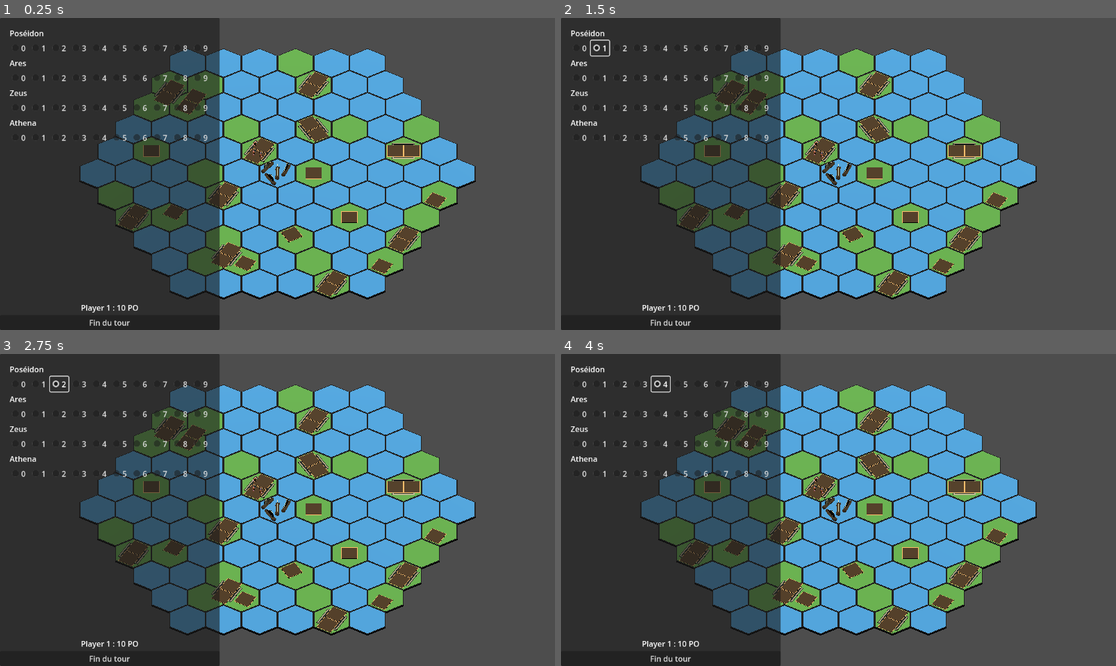
Above: before the commit, frames 1-4 (two rows, left to right).
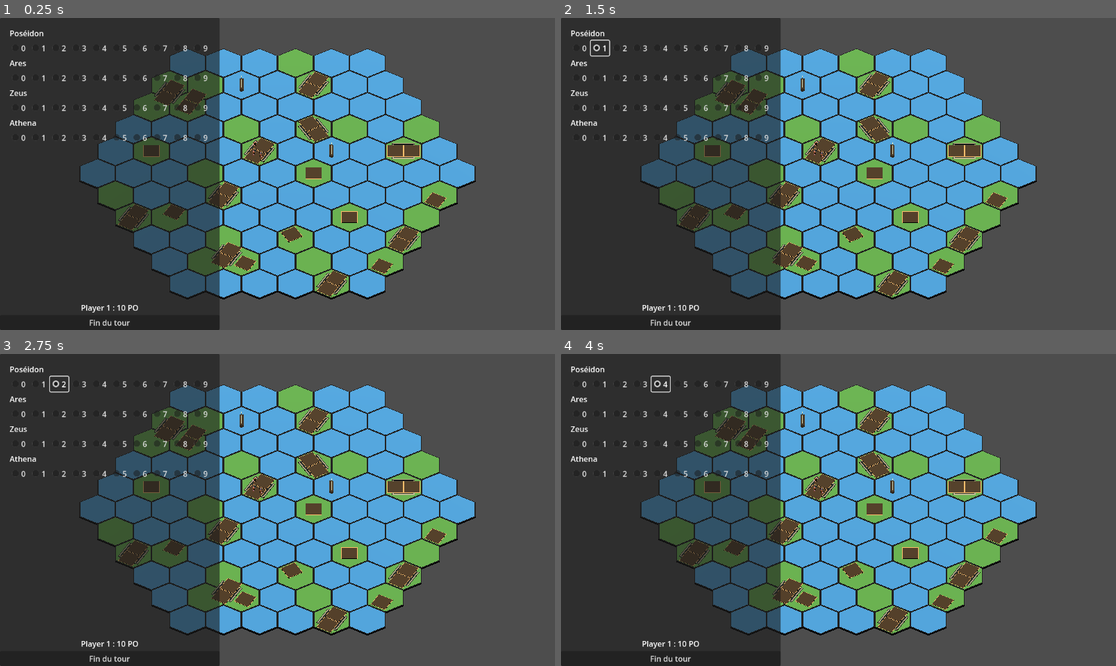
Above: after the commit, the same moments.

Repository: bemug/open-cyclades
Game: Godot game, scene res://game.tscn
The game is run twice, just before and just after one commit, with the same random seed, the same clock (stepped at 60 frames per second) and the same inputs.
Inputs:
- Up to frame 1 (0.25 s): no input
- Up to frame 2 (1.5 s): click "0" at 0.5 s; click "1" at 1.25 s
- Up to frame 3 (2.75 s): click "2" at 2 s
- Up to frame 4 (4 s): click "3" at 2.75 s; click "4" at 3.5 s

The runs differ from the first frame. In frame 1, 0.2% of the frame differs, in the area x 43-61%, y 18-69%; in frame 2, 0.2%; in frame 3, 0.2%; in frame 4, 0.2%.

Commit message:
Place starting boats
Only one player for now.

Diff:
--- a/entities/board/archipelago/5players_archipelago.gd
+++ b/entities/board/archipelago/5players_archipelago.gd
@@ -75,3 +75,7 @@
 			Tiles.Orientation.NorthWest,
 			[Vector2(-1, 3), Vector2(-1, 4), Vector2(-1, 5)]),
 		]
+	self.boats = [
+		Vector2(1, -4),
+		Vector2(2, -1),
+		]
--- a/entities/board/archipelago/archipelago_configuration.gd
+++ b/entities/board/archipelago/archipelago_configuration.gd
@@ -11,6 +11,7 @@
 var r_param_min: int
 var r_param_max: int
 var islands: Array[IslandInfo]
+var boats: Array[Vector2]
 
 # ------------------------------------------------------------------------------
 # Constructor
@@ -21,6 +22,7 @@
 	self.r_param_min = r_param_min
 	self.r_param_max = r_param_max
 	self.islands = islands
+	self.boats = boats
 
 # ------------------------------------------------------------------------------
 # Public Methods
--- a/entities/board/hexgrid/hexgrid.gd
+++ b/entities/board/hexgrid/hexgrid.gd
@@ -6,6 +6,7 @@
 # Properties
 # ------------------------------------------------------------------------------
 var archipelago_config: ArchipelagoConfiguration = FivePlayersArchipelago.new()
+var boat_scene_resource: PackedScene = preload("res://entities/board/tokens/boat/boat.tscn")
 var tiles : Dictionary = {} # Map<2DCoordinates, TileScene>
 var tile_size : float = 1
 
@@ -63,6 +64,10 @@
 			add_child(tile_scene)
 			tile_scene.connect("tile_selected", Callable(self, "_on_tile_selection"))
 
+			if (coord in archipelago_config.boats):
+				var boat_scene: Node3D = boat_scene_resource.instantiate()
+				boat_scene.position = hex_to_pixel(coord)
+				add_child(boat_scene)
 # ------------------------------------------------------------------------------
 # Public Methods
 # ------------------------------------------------------------------------------
--- a/entities/board/hexgrid/hexgrid.tscn
+++ b/entities/board/hexgrid/hexgrid.tscn
@@ -1,22 +1,10 @@
-[gd_scene load_steps=4 format=3 uid="uid://fsv2txaxkuub"]
+[gd_scene load_steps=3 format=3 uid="uid://fsv2txaxkuub"]
 
 [ext_resource type="Script" path="res://entities/board/hexgrid/hexgrid.gd" id="1_rew4t"]
-[ext_resource type="PackedScene" uid="uid://be5paucytcij1" path="res://entities/board/tokens/boat/boat.tscn" id="2_jyo7s"]
 [ext_resource type="PackedScene" uid="uid://s8sqqbn8fl2d" path="res://entities/board/tokens/soldier/soldier.tscn" id="3_vaotu"]
 
 [node name="Hexgrid" type="Node3D"]
 script = ExtResource("1_rew4t")
-
-[node name="Boat" parent="." instance=ExtResource("2_jyo7s")]
-
-[node name="Boat2" parent="." instance=ExtResource("2_jyo7s")]
-transform = Transform3D(0.919561, 0, -0.392947, 0, 1, 0, 0.392947, 0, 0.919561, 0.432059, 0, -0.177266)
-
-[node name="Boat3" parent="." instance=ExtResource("2_jyo7s")]
-transform = Transform3D(-0.791512, 0, 0.611154, 0, 1, 0, -0.611154, 0, -0.791512, -0.506272, 0, -0.293003)
-
-[node name="Boat4" parent="." instance=ExtResource("2_jyo7s")]
-transform = Transform3D(-0.840822, 0, -0.541312, 0, 1, 0, 0.541312, 0, -0.840822, -0.322206, 0, 0.510306)
 
 [node name="Soldier" parent="." instance=ExtResource("3_vaotu")]
 transform = Transform3D(0.846165, 0, -0.532921, 0, 1, 0, 0.532921, 0, 0.846165, -1.10303, 0.0206069, -1.84567)
